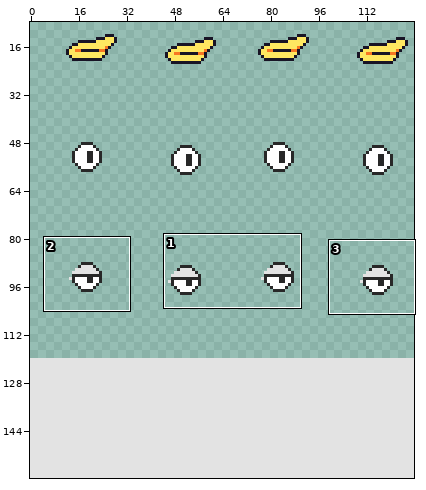
Edited in one commit: sprite sheet (assets/images/slave-detail-sheet.png). The picture above shows the old version from afar; the outline marks the close-up.
Close-up. Before:
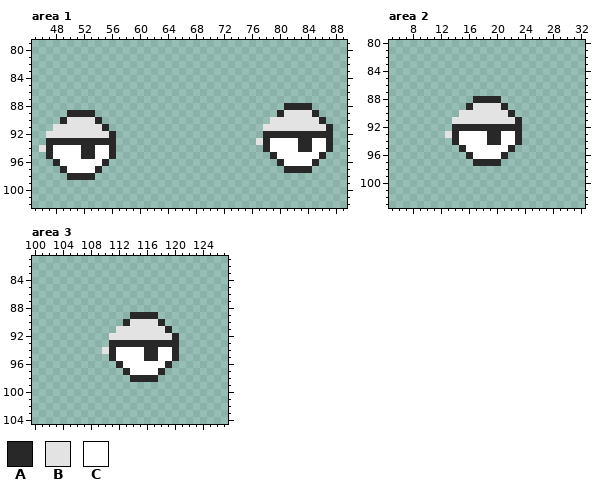
The file is 128x160 pixels. Pixels under 10% opacity are left out. Colours within 5 levels of each other are drawn and written as one. Shown: area 1: x 45..89, y 79..102; area 2: x 5..32, y 80..103; area 3: x 100..127, y 81..104. The wide view leaves out empty margins.
Palette (. is transparent): A #282828  B #e3e3e3  C #ffffff
Pixels before, area 1, first column x 46:
88 ...................................AAAA...
89 ....AAAA..........................ABBBBA..
90 ...ABBBBA........................BBBBBBBA.
91 ..BBBBBBBA......................BBBBBBBBBA
92 .BBBBBBBBBA.....................AAAAAAAAAA
93 .AAAAAAAAAA....................BACCCCAACCA
94 BACCCCAACCA.....................ACCCCAACCA
95 .ACCCCAACCA......................ACCCCCCA.
96 ..ACCCCCCA........................ACCCCA..
97 ...ACCCCA..........................AAAA...
98 ....AAAA..................................
Pixels before, area 2, first column x 13:
88 ....AAAA...
89 ...ABBBBA..
90 ..BBBBBBBA.
91 .BBBBBBBBBA
92 .AAAAAAAAAA
93 BACCCCAACCA
94 .ACCCCAACCA
95 ..ACCCCCCA.
96 ...ACCCCA..
97 ....AAAA...
Pixels before, area 3, first column x 110:
89 ....AAAA...
90 ...ABBBBA..
91 ..BBBBBBBA.
92 .BBBBBBBBBA
93 .AAAAAAAAAA
94 BACCCCAACCA
95 .ACCCCAACCA
96 ..ACCCCCCA.
97 ...ACCCCA..
98 ....AAAA...
Now the later version:
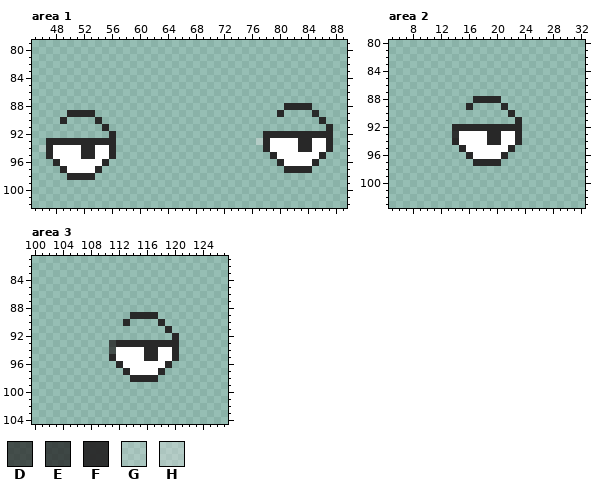
Colours new in this view: D #282828bf  E #282828cb  F #282828f3  G #e3e3e346  H #e3e3e362
Difference:
Changed rows in their new state; - is an unchanged pixel.
Area 1:
first column x 46:
 89 -----------------------------------....--
 90 ----....-------------------------.......-
 91 --.......-----------------------.........
 92 -.........-------------------------------
 93 -------------------------------H---------
 94 G----------------------------------------
Area 2:
first column x 13:
 89 ----....--
 90 --.......-
 91 -.........
 93 .F--------
Area 3:
first column x 110:
 90 ----....--
 91 --.......-
 92 -.........
 93 -E--------
 94 .D--------
Pixel boxes of the changes (left, top, right, bottom) in both close-ups:
changed: (256, 110, 326, 145)
changed: (39, 117, 109, 152)
changed: (445, 103, 515, 138)
changed: (102, 319, 172, 354)
